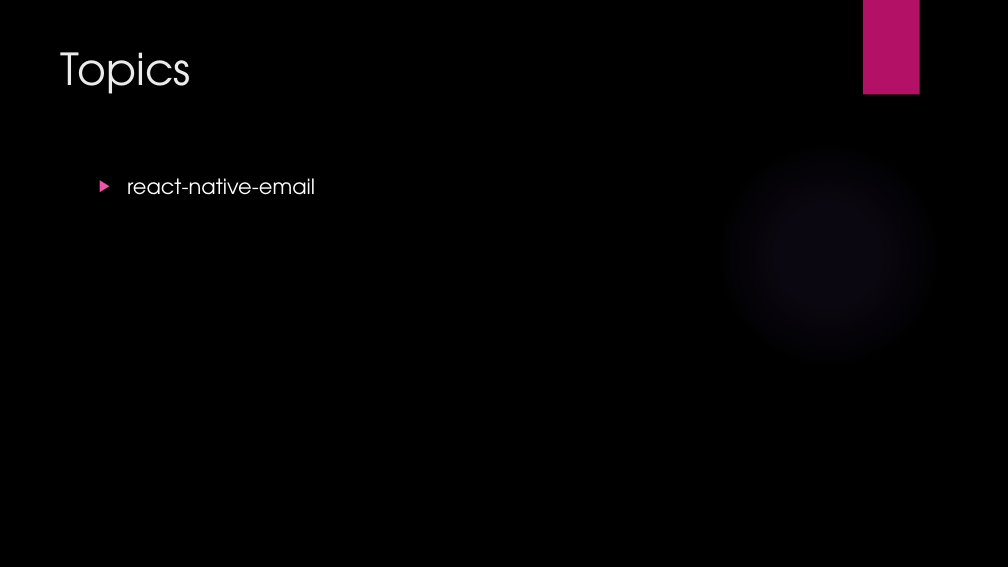
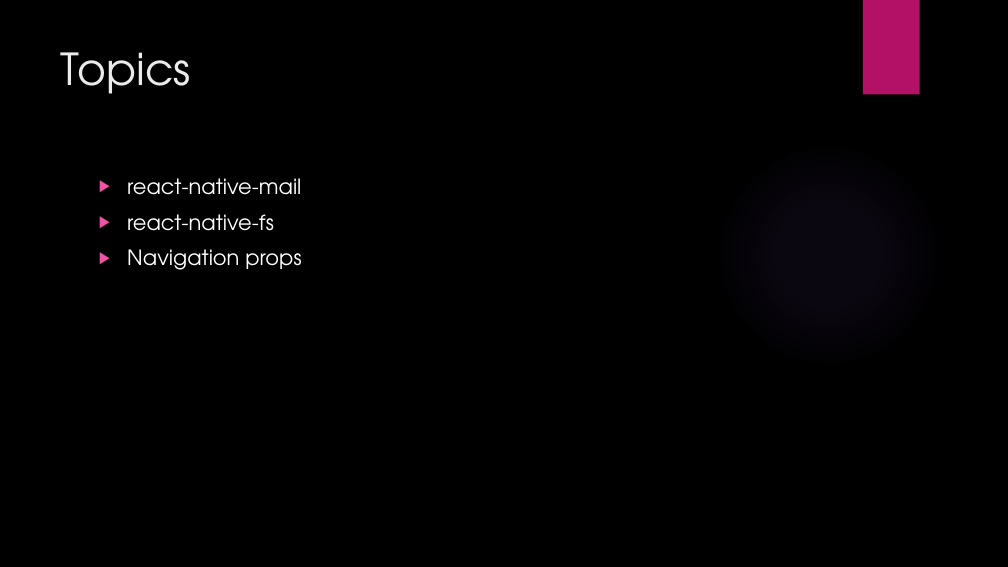
Before and after one commit to argentaegis/ReactNativeClass, a slide deck: slide 4 of Class6/Tech314_6.pptx. Drawn at 1008x567 pixels with LibreOffice and Linux fonts; fonts in the diff are those of the drawing; background and template pictures are left out. Boxes give left, top, right and bottom in pixels: in the first picture for what was removed or moved away, otherwise in the second. Text is boxed around its words. In the diff, an @@ line names an element or a change of style, - is before the commit and + after.

```diff
--- a/Class6/Tech314_6.pptx
+++ b/Class6/Tech314_6.pptx
@@ text at (x1=127, y1=178, x2=301, y2=270): text changed @@
-▶ react-native-email
+▶ react-native-mail
+▶ react-native-fs
+▶ Navigation props
```
Also in this commit, not shown: 1 other slide changed, 40 other files.
